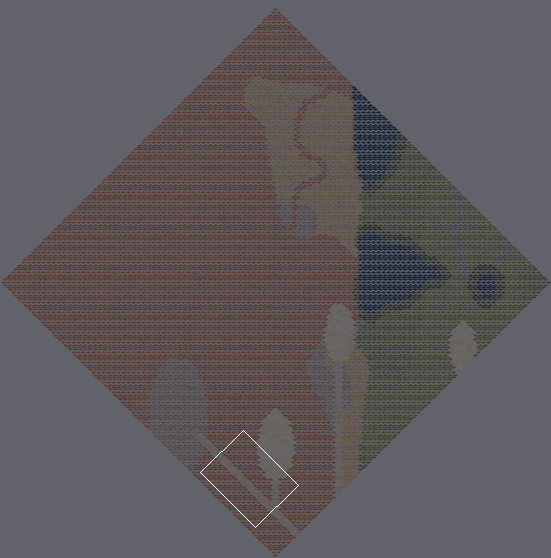
One commit to this Tiled map: assets/maps/planet.tmx. The first picture is a wide view before the edit; the outline marks the close-up.
Close-up. Before:
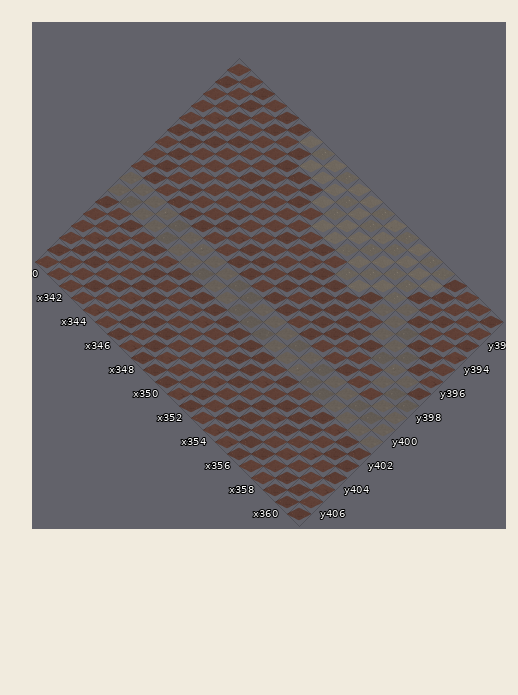
Cells are 64x64 px. Isometric: x runs down to the right, y down to the left. Shown: x 340..361, y 391..407. The commit also changed other parts of the map, which this record leaves out. The old version is drawn lined up with the new one.
Now the later version:
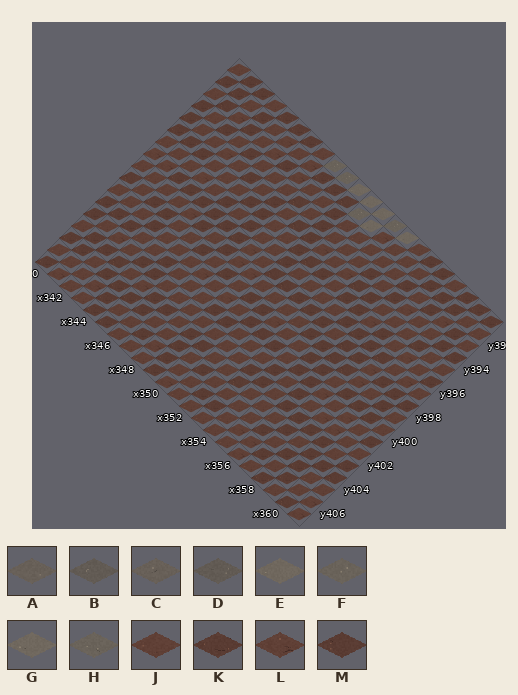
Key: from "planet_tiles": A 20, B 21, C 22, D 23, E 24, F 25, G 26, H 27, J 76, K 77, L 78, M 79.
_ is an empty cell.
Diff:
map size 720x720 -> 800x800 cells (old content now starts at 40,40; both pictures use the new coordinates)
Layer "Ground":
y 391: x 346..348 EFE -> KJF; x 353..358 GFEFHM -> FGJKKJ
y 392: x 346..357 KEEEFEFGFEEE -> JLKKMFGLJJJK
y 393: x 347..357 MKEFEEFEFFK -> LJJKJJJJJKJ
y 394: x 350..358 EGHEFEFAK -> KJJJKJKLJ
y 395: x 350..351 JK -> KL; x 353..354 FE -> LM; x 356..358 AAB -> JJJ
y 396: x 353 K -> J; x 356..360 JAABK -> LKJLJ
y 397: x 358..361 BCAK -> MJLJ
y 398: x 358..361 JABB -> LKKK
y 399: x 341 K -> J; x 343..344 MK -> JL; x 347..349 JKK -> KLL; x 351..352 KK -> JJ; x 355..358 JJKJ -> KMML; x 360..361 AA -> KJ
y 400: x 340..361 AAACBACAABBAAABABAABBA -> MJKKJJKJKJKKLJJKKJKKKJ
y 401: x 340..361 ABAABAABAABBDAACBBAAAA -> JJJKJJJLJLJKMKJKKLJLJK
y 402: x 341 J -> K; x 344..348 KLKKK -> JKJJJ; x 351..356 MKKJKJ -> JJJKJK; x 358 K -> L; x 360..361 KM -> JJ
Boxes around the changes in both close-ups, in picture pixels (x1, y1, x2, y2):
changed: (107, 130, 467, 466)
